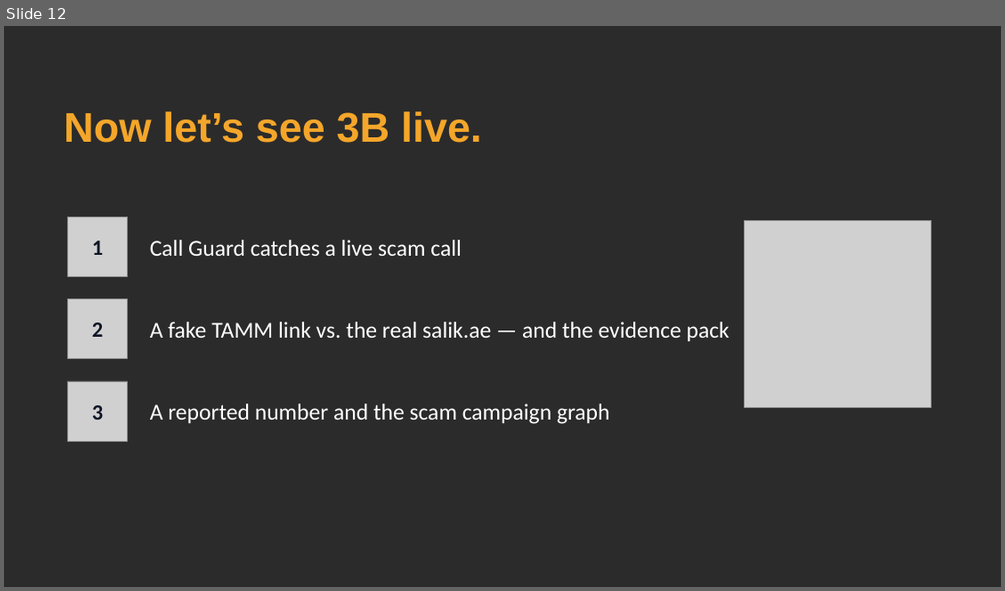
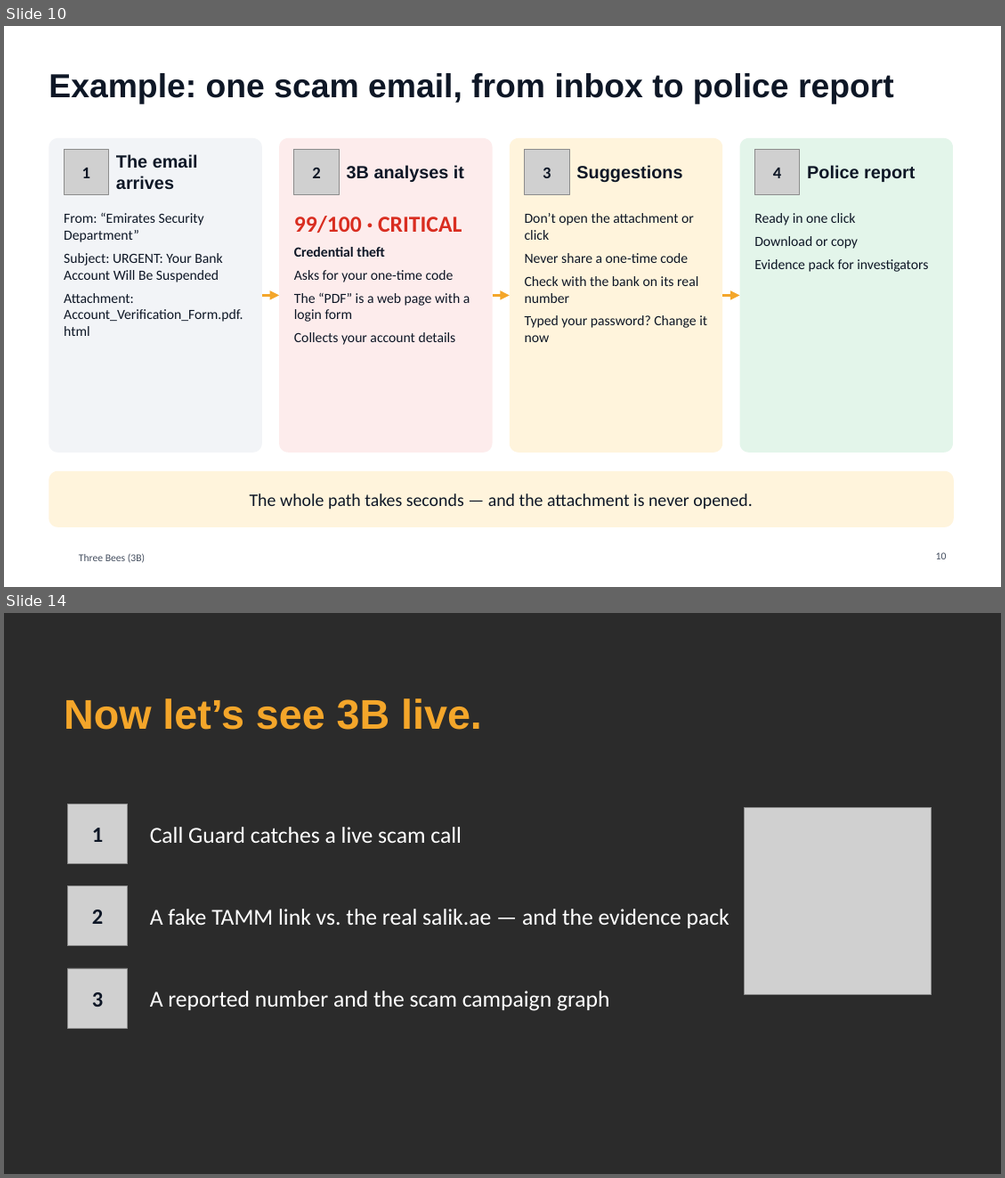
Before and after one commit to Mezx-1/three-bees, a slide deck: docs/presentation/ThreeBees_pitch.pptx. Shown one above the other, each under a label of ours: slide 12 before the commit, slides 10 and 14 after it; the slides between them are not shown. The pictures are 1005x591 and 1005x1178 pixels, drawn with LibreOffice and Linux fonts; fonts in the diff are those of the drawing; grey boxes stand for pictures; background and template pictures are left out; a plain dark background stands for a picture behind light text. Boxes give left, top, right and bottom in pixels: in the first picture for what was removed or moved away, otherwise in the second. Text is boxed around its words. In the diff, an @@ line names an element or a change of style, - is before the commit and + after.

```diff
--- a/docs/presentation/ThreeBees_pitch.pptx
+++ b/docs/presentation/ThreeBees_pitch.pptx
@@ slide 10 added at [4,26,1001,587], background #FFFFFF @@
@@ title added at [48,73,894,103], 32 pt, text #0E1726, bold @@
+Example: one scam email, from inbox to police report
@@ rounded rectangle added at [48,138,262,452], fill #F2F4F7 @@
@@ picture added at [64,150,109,194] @@
@@ text added at [116,154,198,190], 17 pt, text #0E1726, bold @@
+The email arrives
@@ rounded rectangle added at [279,138,493,452], fill #FDECEC @@
@@ picture added at [294,150,339,194] @@
@@ rounded rectangle added at [510,138,722,452], fill #FFF4DC @@
@@ picture added at [525,150,569,194] @@
@@ rounded rectangle added at [740,138,953,452], fill #E3F5EA @@
@@ picture added at [755,150,800,194] @@
@@ text added at [82,168,90,178], 16 pt, text #0E1726, bold @@
+1
@@ text added at [312,168,320,178], 16 pt, text #0E1726, bold @@
+2
@@ text added at [347,165,464,182], 17 pt, text #0E1726, bold @@
+3B analyses it
@@ text added at [542,168,550,178], 16 pt, text #0E1726, bold @@
+3
@@ text added at [576,165,682,183], 17 pt, text #0E1726, bold @@
+Suggestions
@@ text added at [773,168,781,178], 16 pt, text #0E1726, bold @@
+4
@@ text added at [807,165,914,182], 17 pt, text #0E1726, bold @@
+Police report
@@ text added at [64,213,243,336], 13.5 pt, text #0E1726 @@
+From: “Emirates Security Department”
+Subject: URGENT: Your Bank Account Will Be Suspended
+Attachment: Account_Verification_Form.pdf.html
@@ text added at [294,216,470,345], 13.5 pt, text #0E1726 @@
+99/100 · CRITICAL
+Credential theft
+Asks for your one-time code
+The “PDF” is a web page with a login form
+Collects your account details
@@ text added at [525,213,707,342], 13.5 pt, text #0E1726 @@
+Don’t open the attachment or click
+Never share a one-time code
+Check with the bank on its real number
+Typed your password? Change it now
@@ text added at [754,213,928,272], 13.5 pt, text #0E1726 @@
+Ready in one click
+Download or copy
+Evidence pack for investigators
@@ arrow added from (262, 295) to (279, 295), #F4A62A 3 pt @@
@@ arrow added from (493, 295) to (510, 295), #F4A62A 3 pt @@
@@ arrow added from (722, 295) to (740, 295), #F4A62A 3 pt @@
@@ rounded rectangle added at [48,471,954,527], fill #FFF4DC @@
@@ text added at [250,493,752,509], 17 pt, text #0E1726 @@
+The whole path takes seconds — and the attachment is never opened.
@@ text added at [79,553,145,563], 10 pt, text #444E5F @@
+Three Bees (3B)
@@ page number added at [936,552,947,559], 10 pt, text #444E5F @@
+10
@@ what was slide 12 is now slide 14 @@
```
Also in this commit, not shown: 8 slides changed, 5 other slides added, 4 slides removed.
